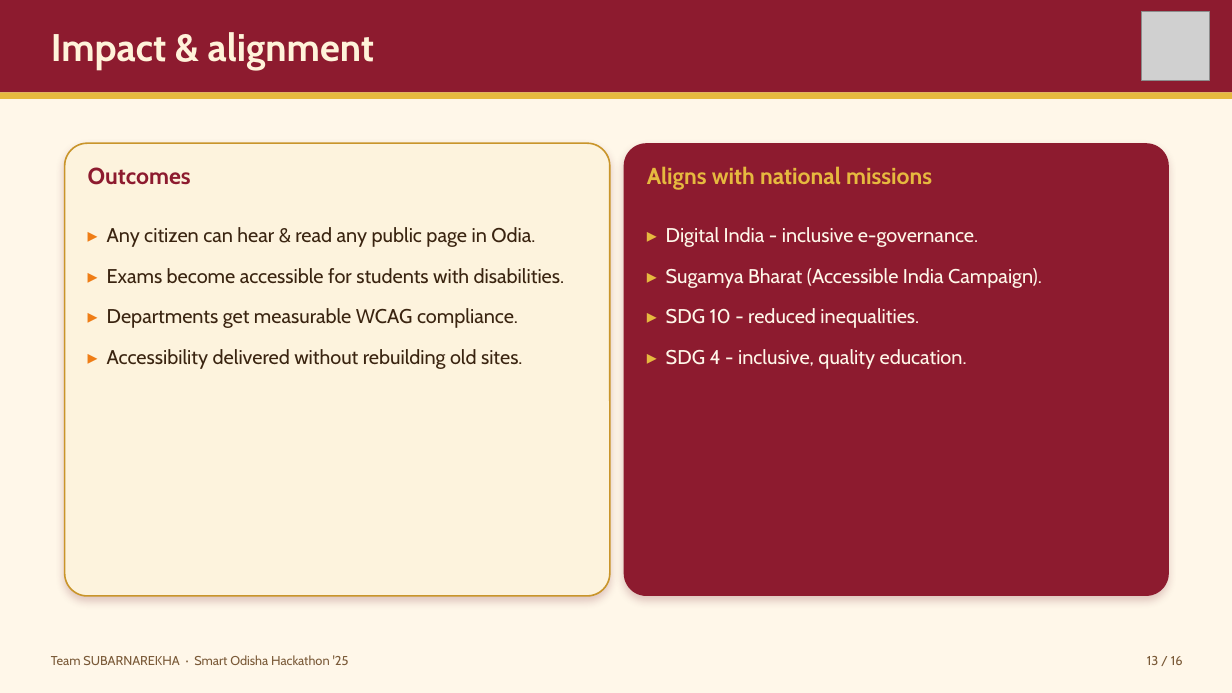
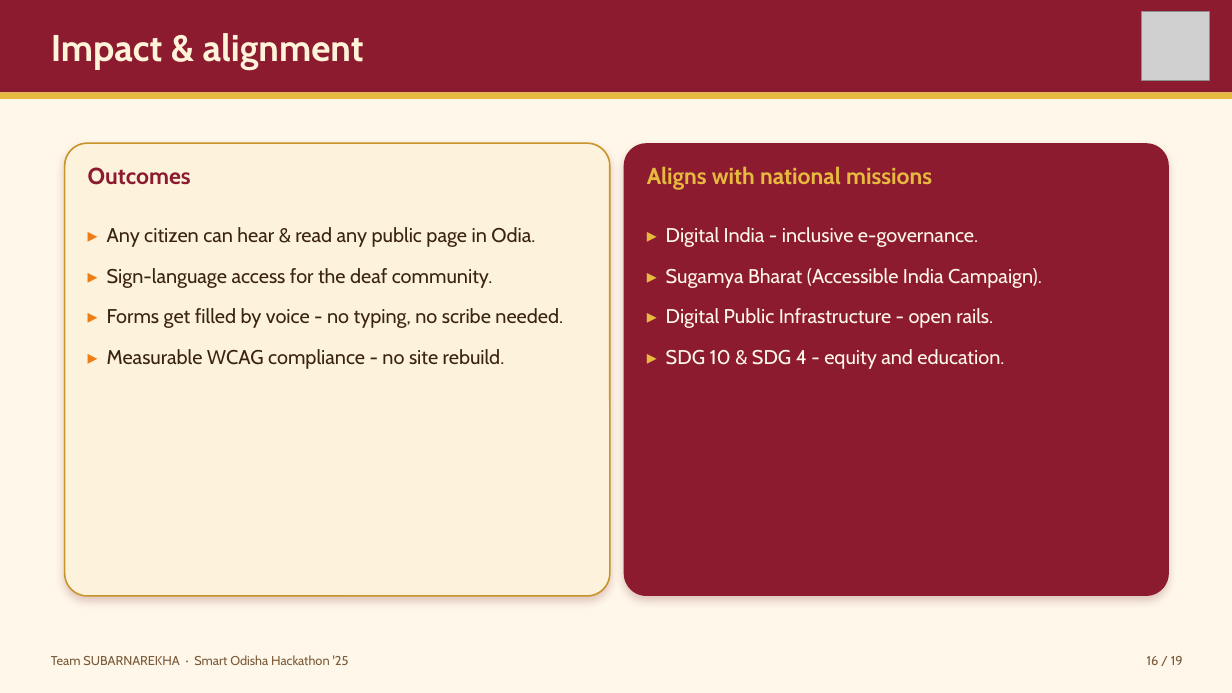
Before and after one commit to flashmindbox/AaaS, a slide deck: slide 16 of pitch/AaaS-Pitch.pptx (slide 13 before the commit). Drawn at 1232x693 pixels with LibreOffice and Linux fonts; fonts in the diff are those of the drawing; grey boxes stand for pictures. Boxes give left, top, right and bottom in pixels: in the first picture for what was removed or moved away, otherwise in the second. Text is boxed around its words. In the diff, an @@ line names an element or a change of style, - is before the commit and + after.

```diff
--- a/pitch/AaaS-Pitch.pptx
+++ b/pitch/AaaS-Pitch.pptx
@@ text "Impact & alignment" at [51,33,364,69]: size 30 to 29 pt @@
@@ text at [107,268,563,369]: text changed @@
-▸ Exams become accessible for students with disabilities.
-▸ Departments get measurable WCAG compliance.
-▸ Accessibility delivered without rebuilding old sites.
+▸ Sign-language access for the deaf community.
+▸ Forms get filled by voice - no typing, no scribe needed.
+▸ Measurable WCAG compliance - no site rebuild.
@@ text at [666,308,1004,369]: text changed @@
-▸ SDG 10 - reduced inequalities.
-▸ SDG 4 - inclusive, quality education.
+▸ Digital Public Infrastructure - open rails.
+▸ SDG 10 & SDG 4 - equity and education.
@@ text at [1147,656,1183,665]: text changed @@
-13 / 16
+16 / 19
```
Also in this commit, not shown: 15 other slides changed, 3 slides added, 29 other files.
